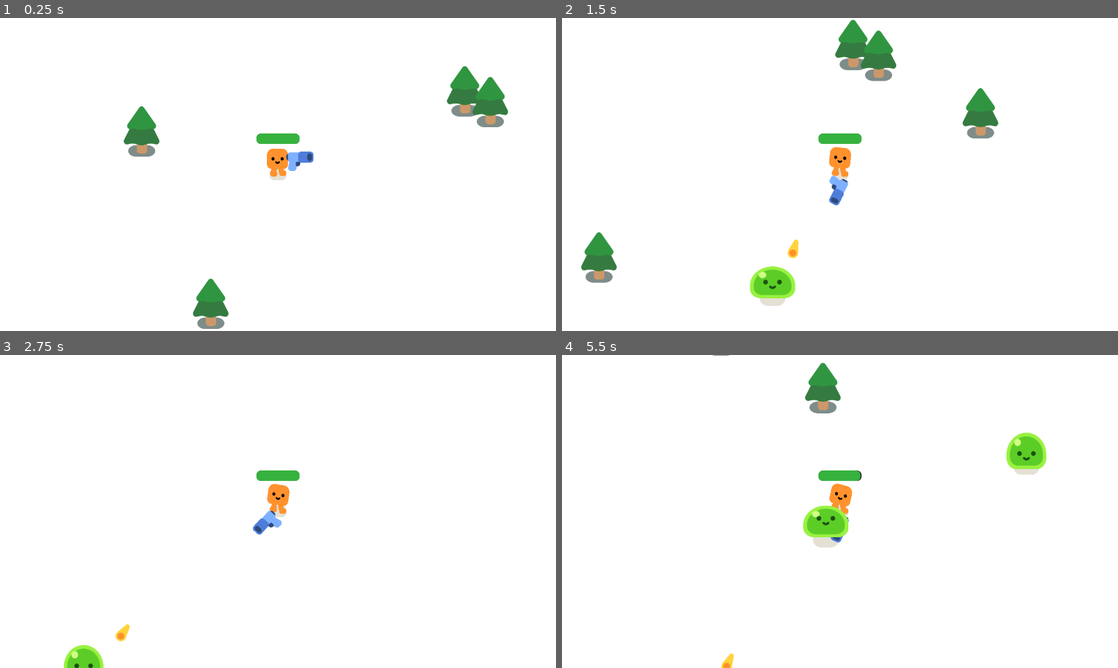
Above: before the commit, frames 1-4 (two rows, left to right).
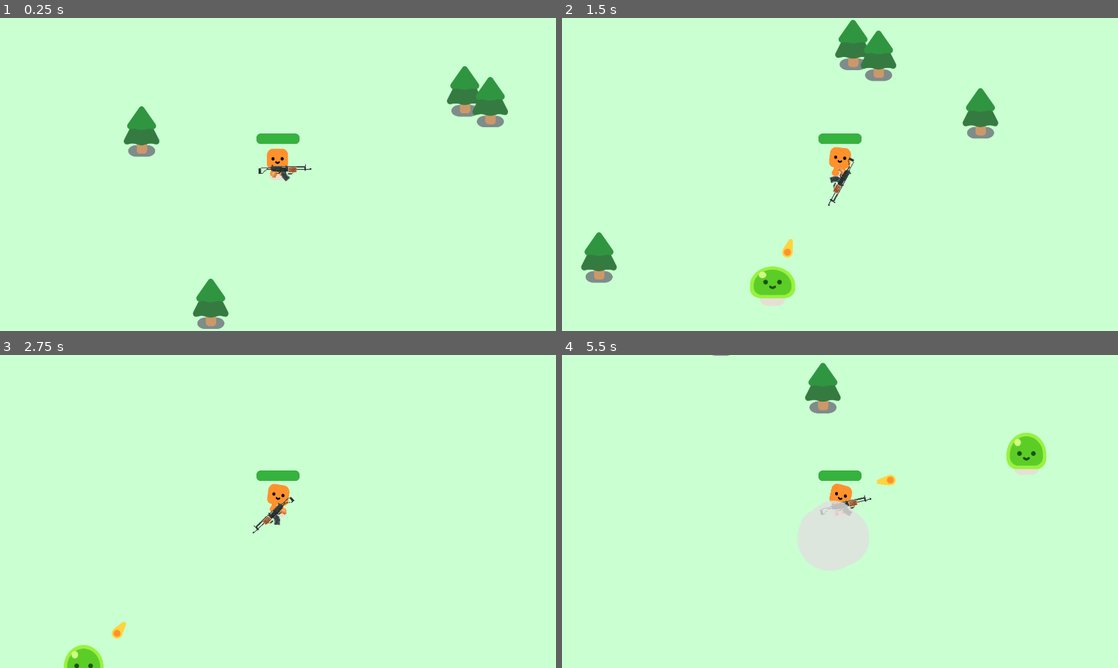
Above: after the commit, the same moments.

Repository: RuhlMirko/godot-learning
Game: Godot game, scene res://survivors_game.tscn
The game is run twice, just before and just after one commit, with the same random seed, the same clock (stepped at 60 frames per second) and the same inputs.
Inputs:
- Up to frame 1 (0.25 s): no input
- Up to frame 2 (1.5 s): tap Enter at 0.5 s; hold D (move_right) 0.53-1.28 s; hold S (move_down) from 1.28 s (still down)
- Up to frame 3 (2.75 s): release S (move_down) at 2.03 s; hold D (move_right) from 2.03 s (still down)
- Up to frame 4 (5.5 s): release D (move_right) at 2.78 s; hold W (move_up) 2.78-3.53 s; hold A (move_left) 3.53-5.03 s; hold S (move_down) from 5.03 s (still down)

The runs differ from the first frame. In frame 1, 97% of the frame differs, in the area x 0-100%, y 0-100%; in frame 2, 96%; in frame 3, 99%; in frame 4, 98%.

Commit message:
Added custom gun

Diff:
--- /dev/null
+++ b/2d-project-assets/ak47.tscn
@@ -0,0 +1,34 @@
+[gd_scene format=3 uid="uid://cgplb1rt215oy"]
+
+[ext_resource type="Script" uid="uid://bpyfw0mh6bsnv" path="res://gun.gd" id="1_cqh1c"]
+[ext_resource type="Texture2D" uid="uid://th5uwp0hnn5n" path="res://pistol/Galil.png" id="2_cqh1c"]
+
+[sub_resource type="CircleShape2D" id="CircleShape2D_dk5gl"]
+radius = 586.14417
+
+[node name="Gun" type="Area2D" unique_id=1411222839]
+collision_layer = 0
+collision_mask = 2
+script = ExtResource("1_cqh1c")
+
+[node name="CollisionShape2D" type="CollisionShape2D" parent="." unique_id=1348616252]
+shape = SubResource("CircleShape2D_dk5gl")
+
+[node name="WeaponPivot" type="Marker2D" parent="." unique_id=2037051418]
+
+[node name="Pistol" type="Sprite2D" parent="WeaponPivot" unique_id=1804597326]
+unique_name_in_owner = true
+texture_filter = 1
+position = Vector2(18, -5)
+scale = Vector2(2, 2)
+texture = ExtResource("2_cqh1c")
+
+[node name="ShootingPoint" type="Marker2D" parent="WeaponPivot/Pistol" unique_id=519952455]
+unique_name_in_owner = true
+position = Vector2(15, -3.5)
+
+[node name="Timer" type="Timer" parent="." unique_id=851931536]
+wait_time = 0.3
+autostart = true
+
+[connection signal="timeout" from="Timer" to="." method="_on_timer_timeout"]
--- /dev/null
+++ b/2d-project-assets/bundle_tree.tscn
@@ -0,0 +1,53 @@
+[gd_scene format=3 uid="uid://5eubwiqrg505"]
+
+[ext_resource type="Texture2D" uid="uid://dk5b8a84a6n2h" path="res://characters/ground_shadow.png" id="1_b71v1"]
+[ext_resource type="Texture2D" uid="uid://bql1cc345qv7d" path="res://trees/pine_tree.png" id="2_pcnwx"]
+
+[sub_resource type="RectangleShape2D" id="RectangleShape2D_b71v1"]
+size = Vector2(185, 104)
+
+[node name="BundleTree" type="StaticBody2D" unique_id=406758172]
+
+[node name="GroundShadow" type="Sprite2D" parent="." unique_id=1683170902]
+modulate = Color(0.495, 0.55, 0.5399167, 1)
+position = Vector2(7.000003, 24.000002)
+scale = Vector2(2.4047618, 2.3461537)
+texture = ExtResource("1_b71v1")
+
+[node name="PineTree" type="Sprite2D" parent="." unique_id=1275283181]
+position = Vector2(-0.25000095, -54.9375)
+scale = Vector2(0.78515625, 0.84128296)
+texture = ExtResource("2_pcnwx")
+
+[node name="PineTree2" type="Sprite2D" parent="." unique_id=1623831845]
+modulate = Color(0.5472, 0.6997067, 0.76, 1)
+position = Vector2(-60, -40.999996)
+scale = Vector2(0.61647034, 0.707757)
+skew = -0.05759585
+texture = ExtResource("2_pcnwx")
+
+[node name="PineTree3" type="Sprite2D" parent="." unique_id=498750054]
+modulate = Color(0.7435999, 0.624, 0.78, 1)
+position = Vector2(73, -38)
+scale = Vector2(0.797424, 0.87593323)
+skew = 0.11693704
+texture = ExtResource("2_pcnwx")
+
+[node name="PineTree5" type="Sprite2D" parent="." unique_id=215408720]
+modulate = Color(0.7163733, 0.67160004, 0.73, 1)
+position = Vector2(51.373173, 1.7589688)
+scale = Vector2(0.6742592, 0.76552427)
+skew = 0.04712391
+texture = ExtResource("2_pcnwx")
+
+[node name="PineTree4" type="Sprite2D" parent="." unique_id=1076949687]
+modulate = Color(0.76, 0.7372, 0.7372, 1)
+position = Vector2(-30.999996, 9)
+scale = Vector2(0.79187787, 0.81236756)
+skew = -0.087266445
+texture = ExtResource("2_pcnwx")
+
+[node name="CollisionShape2D" type="CollisionShape2D" parent="." unique_id=1414456326]
+y_sort_enabled = true
+position = Vector2(-0.5, 20)
+shape = SubResource("RectangleShape2D_b71v1")
--- /dev/null
+++ b/2d-project-assets/game_manager.gd
@@ -0,0 +1,11 @@
+extends Node
+
+var level = 0
+const weapons = ['Gun','Sword','AK']
+const character_info = {
+	"level":0,
+	"gun":"pistol"
+}
+
+func level_up()->void:
+	level += 1
--- a/2d-project-assets/player.tscn
+++ b/2d-project-assets/player.tscn
@@ -3,6 +3,7 @@
 [ext_resource type="PackedScene" uid="uid://pbmyh1qru7p" path="res://characters/happy_boo/happy_boo.tscn" id="1_4flbx"]
 [ext_resource type="Script" uid="uid://yh2ao5or56lq" path="res://player.gd" id="1_onrkg"]
 [ext_resource type="PackedScene" uid="uid://du5i8r7jdycua" path="res://gun.tscn" id="3_i3pqv"]
+[ext_resource type="PackedScene" uid="uid://cgplb1rt215oy" path="res://ak47.tscn" id="4_hqtel"]
 
 [sub_resource type="CapsuleShape2D" id="CapsuleShape2D_i3pqv"]
 radius = 9.737554
@@ -40,6 +41,7 @@
 [node name="Camera2D" type="Camera2D" parent="." unique_id=1388575314]
 
 [node name="Gun" parent="." unique_id=1411222839 instance=ExtResource("3_i3pqv")]
+visible = false
 position = Vector2(0, -18)
 
 [node name="HurtBox" type="Area2D" parent="." unique_id=830782453]
@@ -62,3 +64,6 @@
 theme_override_styles/fill = SubResource("StyleBoxFlat_hqtel")
 value = 100.0
 show_percentage = false
+
+[node name="Gun2" parent="." unique_id=942716455 instance=ExtResource("4_hqtel")]
+position = Vector2(0, -1)
--- a/2d-project-assets/survivors_game.tscn
+++ b/2d-project-assets/survivors_game.tscn
@@ -2,7 +2,9 @@
 
 [ext_resource type="PackedScene" uid="uid://c1sx7bic4uhdj" path="res://player.tscn" id="1_l26od"]
 [ext_resource type="Script" uid="uid://c1bfau31nfqio" path="res://survivors_game.gd" id="1_qqaft"]
+[ext_resource type="Script" uid="uid://bf7lc336d4phe" path="res://game_manager.gd" id="2_7jj1j"]
 [ext_resource type="PackedScene" uid="uid://dq3r015sr1uql" path="res://pine_tree.tscn" id="2_qqaft"]
+[ext_resource type="PackedScene" uid="uid://5eubwiqrg505" path="res://bundle_tree.tscn" id="3_qqaft"]
 
 [sub_resource type="Curve2D" id="Curve2D_7jj1j"]
 _data = {
@@ -14,10 +16,14 @@
 y_sort_enabled = true
 script = ExtResource("1_qqaft")
 
+[node name="GameManager" type="Node" parent="." unique_id=658972517]
+script = ExtResource("2_7jj1j")
+
 [node name="CanvasLayer" type="CanvasLayer" parent="." unique_id=881916006]
 layer = -1
 
 [node name="ColorRect" type="ColorRect" parent="CanvasLayer" unique_id=313257185]
+texture_repeat = 2
 anchors_preset = 15
 anchor_right = 1.0
 anchor_bottom = 1.0
@@ -26,9 +32,11 @@
 grow_horizontal = 2
 grow_vertical = 2
 scale = Vector2(0.75999933, 0.7600005)
+color = Color(0.79, 1, 0.818, 1)
 
 [node name="Player" parent="." unique_id=967538582 instance=ExtResource("1_l26od")]
 unique_name_in_owner = true
+z_index = 2
 position = Vector2(718, 408)
 
 [node name="Path2D" type="Path2D" parent="Player" unique_id=135408697]
@@ -42,7 +50,28 @@
 
 [node name="Trees" type="Node" parent="." unique_id=729200670]
 
-[node name="PineTree" parent="Trees" unique_id=406758172 instance=ExtResource("2_qqaft")]
+[node name="BundleTree3" parent="Trees" unique_id=406758172 instance=ExtResource("3_qqaft")]
+z_index = 2
+position = Vector2(1362, -190)
+
+[node name="BundleTree4" parent="Trees" unique_id=1877755174 instance=ExtResource("3_qqaft")]
+position = Vector2(2111, -8)
+scale = Vector2(1.7, 1.7)
+
+[node name="PineTree6" parent="Trees" unique_id=1684817768 instance=ExtResource("2_qqaft")]
+position = Vector2(-439, 1000)
+
+[node name="BundleTree2" parent="Trees" unique_id=1711108949 instance=ExtResource("3_qqaft")]
+position = Vector2(1896, -508)
+scale = Vector2(1.5, 1.5)
+
+[node name="PineTree7" parent="Trees" unique_id=1780537508 instance=ExtResource("2_qqaft")]
+position = Vector2(-663, 335)
+
+[node name="PineTree8" parent="Trees" unique_id=806358322 instance=ExtResource("2_qqaft")]
+position = Vector2(-20, -258)
+
+[node name="PineTree" parent="Trees" unique_id=854197219 instance=ExtResource("2_qqaft")]
 position = Vector2(544, 791)
 
 [node name="PineTree2" parent="Trees" unique_id=2013529158 instance=ExtResource("2_qqaft")]
@@ -53,6 +82,10 @@
 
 [node name="PineTree4" parent="Trees" unique_id=146770661 instance=ExtResource("2_qqaft")]
 position = Vector2(1202, 241)
+
+[node name="BundleTree" parent="Trees" unique_id=596705145 instance=ExtResource("3_qqaft")]
+position = Vector2(2187, -478)
+scale = Vector2(2, 2)
 
 [node name="PineTree5" parent="Trees" unique_id=885867421 instance=ExtResource("2_qqaft")]
 position = Vector2(1268, 269)
Not shown, added: 2d-project-assets/game_manager.gd.uid
Binary file added: 2d-project-assets/pistol/Galil.png
Not shown, added: 2d-project-assets/pistol/Galil.png.import
